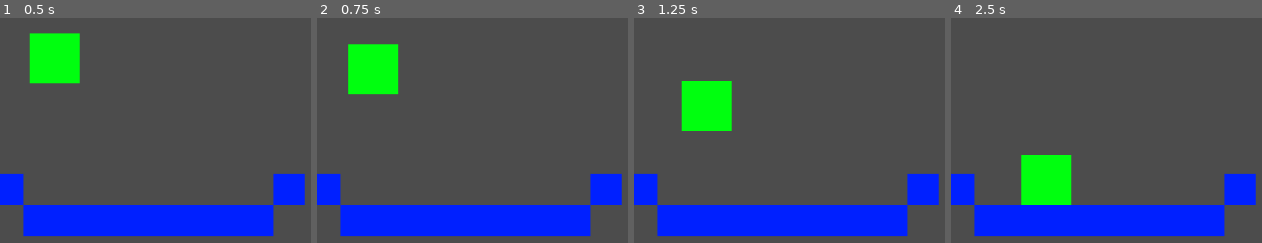
Above: before the commit, frames 1-4 (left to right).
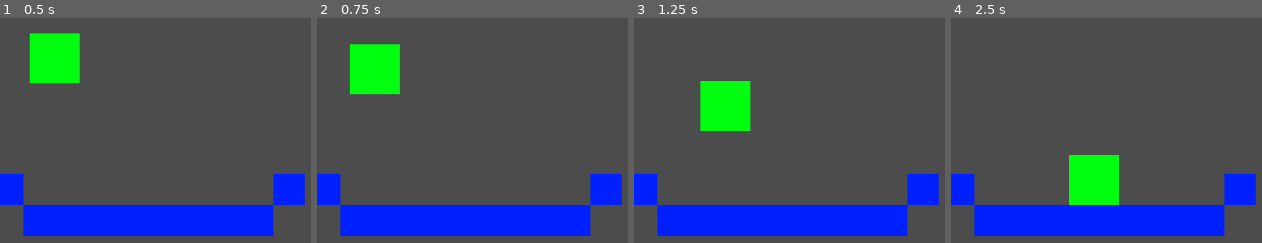
Above: after the commit, the same moments.

Repository: jamesgreen-0795/exe-hackathon
Game: Godot game, scene res://Main.tscn
Same seed, same stepped clock (60 frames per second), same inputs: the game is played once before the commit and once after it. The project has no main scene, so this scene is started directly.
Inputs:
- Up to frame 1 (0.5 s): no input
- Up to frame 2 (0.75 s): tap Enter at 0.5 s; hold Right (ui_right) from 0.53 s (still down)
- Up to frame 3 (1.25 s): keep holding Right (ui_right)
- Up to frame 4 (2.5 s): release Right (ui_right) at 1.28 s; hold Left (ui_left) 1.28-2.03 s; hold Right (ui_right) from 2.03 s (still down)

Frame 1 is identical in both runs. In frame 2, 0.3% of the frame differs, in the area x 9-27%, y 11-35%; in frame 3, 2.9%; in frame 4, 6.9%, in the area x 22-55%, y 60-84%.

Commit message:
player no rotation

Diff:
--- a/TakeThis/Main.tscn
+++ b/TakeThis/Main.tscn
@@ -7,6 +7,8 @@
 position = Vector2( 70, 50 )
 
 [node name="Player" parent="." instance=ExtResource( 1 )]
+speed = 200
+maxSpeed = 600
 
 [node name="Walls" type="Node" parent="."]
 
--- a/TakeThis/Player.gd
+++ b/TakeThis/Player.gd
@@ -13,6 +13,7 @@
 
 func _physics_process(delta):
 	update_input(delta)
+	self.angular_velocity = 0.0
 
 func update_input(delta):
 
--- a/TakeThis/Player.tscn
+++ b/TakeThis/Player.tscn
@@ -4,6 +4,7 @@
 [ext_resource path="res://assets/test-assets/green-square.png" type="Texture" id=2]
 
 [sub_resource type="PhysicsMaterial" id=1]
+friction = 0.25
 
 [sub_resource type="RectangleShape2D" id=2]
 extents = Vector2( 32, 32 )
--- a/TakeThis/Wall.tscn
+++ b/TakeThis/Wall.tscn
@@ -19,6 +19,6 @@
 shape = SubResource( 1 )
 
 [node name="AnimatedSprite" type="AnimatedSprite" parent="."]
-position = Vector2( -9.53674e-07, 9.53674e-07 )
+position = Vector2( -9.53674e-007, 9.53674e-007 )
 scale = Vector2( 1.25, 1.25 )
 frames = SubResource( 2 )
